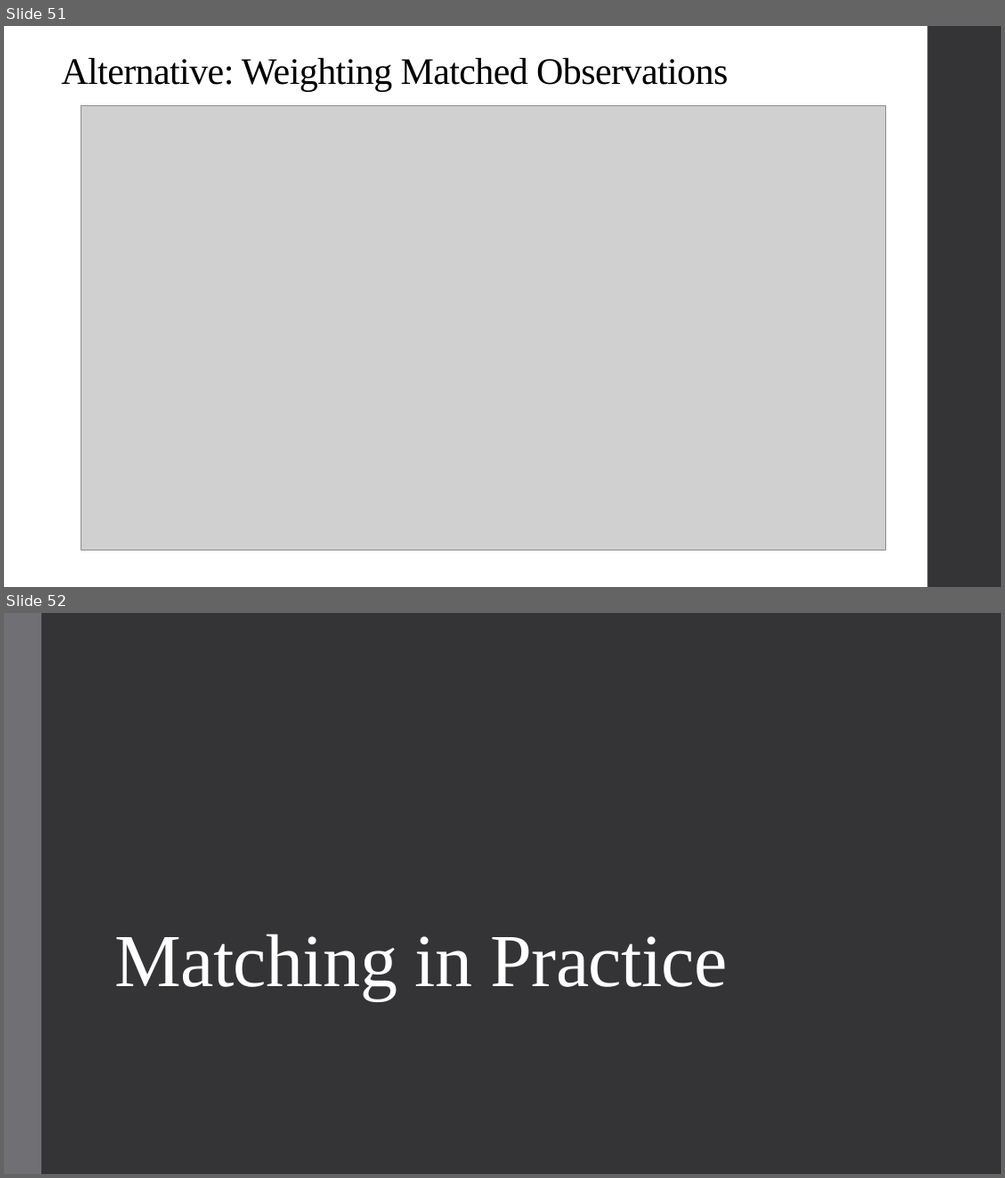
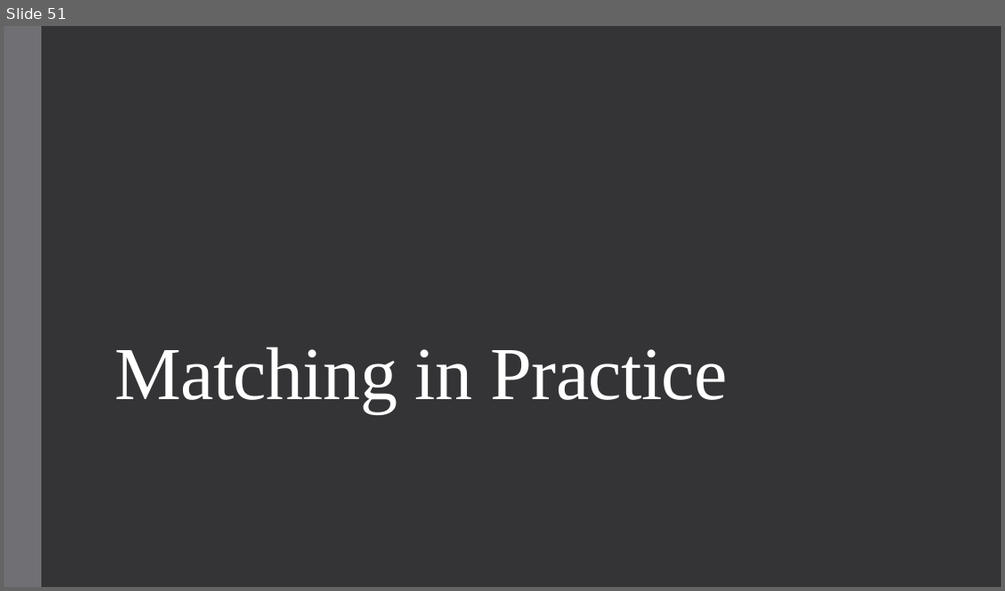
Before and after one commit to qiufei/fork-HAD5744, a slide deck: Lecture05_Matching/Lecture5_Matching_2022F.pptx. Shown one above the other, each under a label of ours: slides 51 and 52 before the commit, slide 51 after it. The pictures are 1005x1178 and 1005x591 pixels, drawn with LibreOffice and Linux fonts; fonts in the diff are those of the drawing; grey boxes stand for pictures. Boxes give left, top, right and bottom in pixels: in the first picture for what was removed or moved away, otherwise in the second. Text is boxed around its words. In the diff, an @@ line names an element or a change of style, - is before the commit and + after.

```diff
--- a/Lecture05_Matching/Lecture5_Matching_2022F.pptx
+++ b/Lecture05_Matching/Lecture5_Matching_2022F.pptx
@@ slide 51 removed at bbox=[4, 26, 1001, 587], background #FFFFFF @@
@@ rectangle removed at bbox=[928, 26, 1001, 587] @@
@@ title removed at bbox=[61, 58, 728, 91] @@
-Alternative: Weighting Matched Observations
@@ picture removed at bbox=[81, 106, 886, 549] @@
@@ what was slide 52 is now slide 51 @@
```
Also in this commit, not shown: 6 other files.
